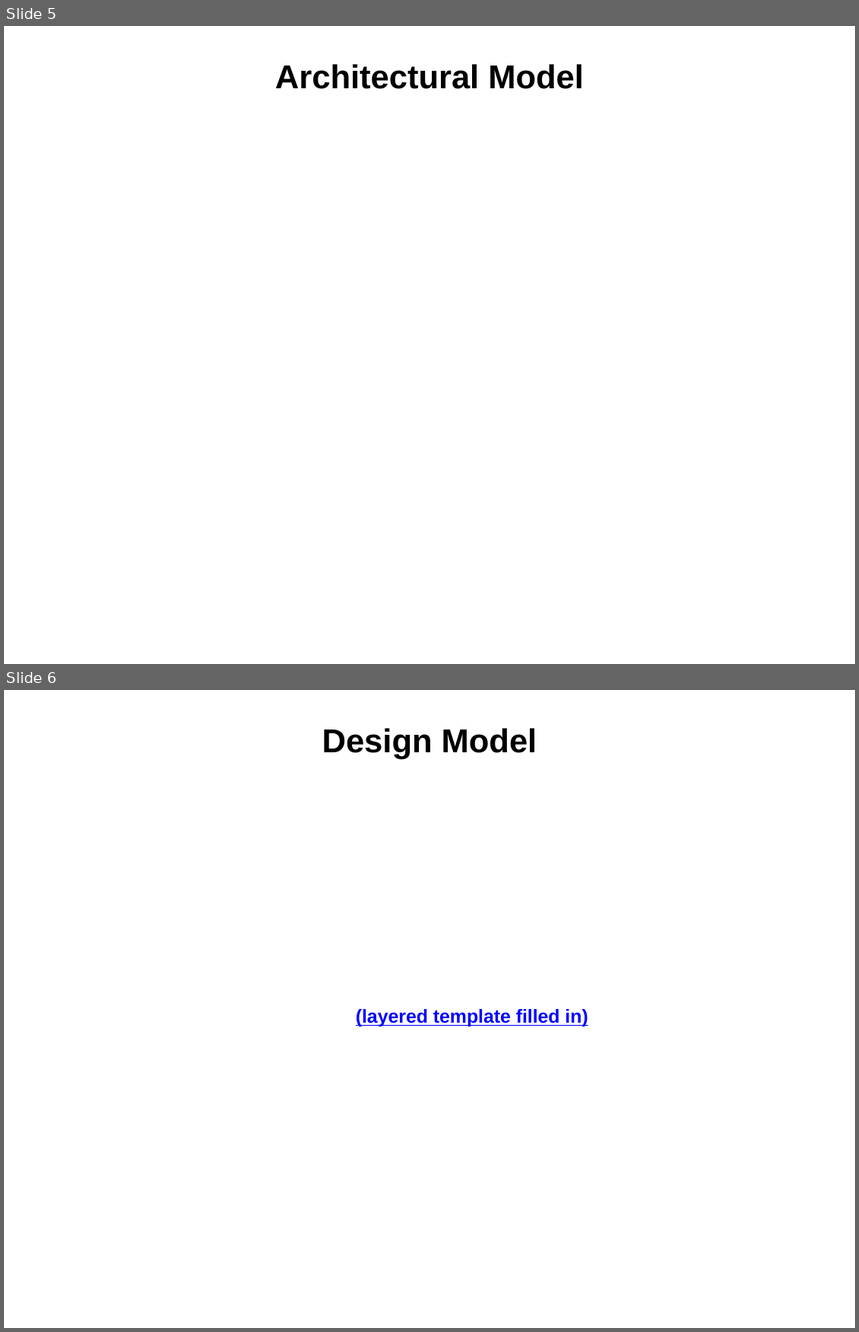
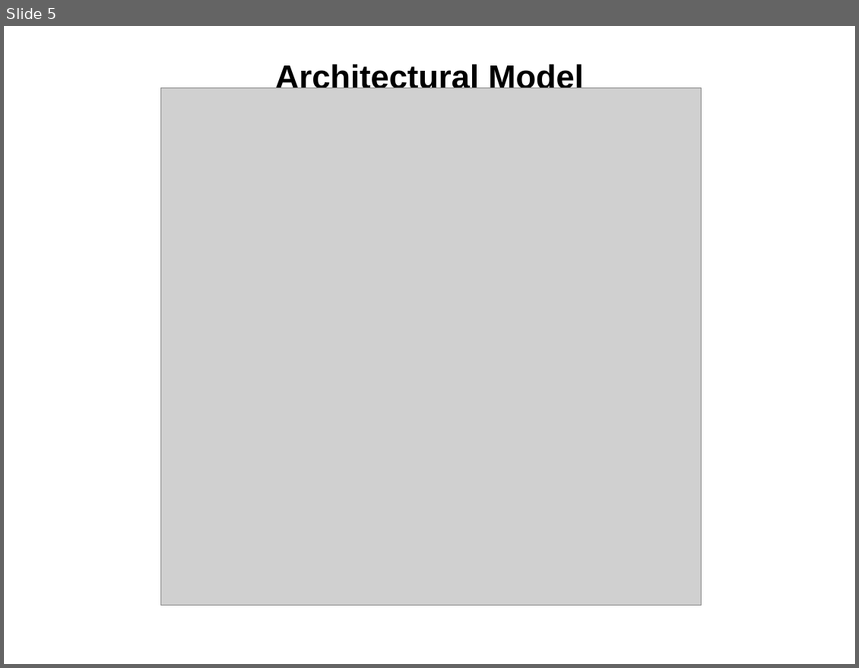
Before and after one commit to Steve132/solongsucker, a slide deck: doc/Presentation.ppt. Shown one above the other, each under a label of ours: slides 5 and 6 before the commit, slide 5 after it. The pictures are 859x1332 and 859x668 pixels, drawn with LibreOffice and Linux fonts; fonts in the diff are those of the drawing; grey boxes stand for pictures. Boxes give left, top, right and bottom in pixels: in the first picture for what was removed or moved away, otherwise in the second. Text is boxed around its words. In the diff, an @@ line names an element or a change of style, - is before the commit and + after.

Commit message:
Added Architectural, Design, and Agent Interactions slides based directly off of diagrams generated for Lab 4.  Took 10 minutes.

```diff
--- a/doc/Presentation.ppt
+++ b/doc/Presentation.ppt
@@ slide 6 removed at (4,690,855,1328), background #FFFFFF @@
@@ title removed at (322,728,538,759) @@
-Design Model
@@ subtitle removed at (356,1009,588,1027) @@
-    (layered template filled in)
@@ slide 5 changed as well @@
@@ picture added at (161,88,701,606) @@
```
Also in this commit, not shown: 1 other slide changed, 1 slide added.
